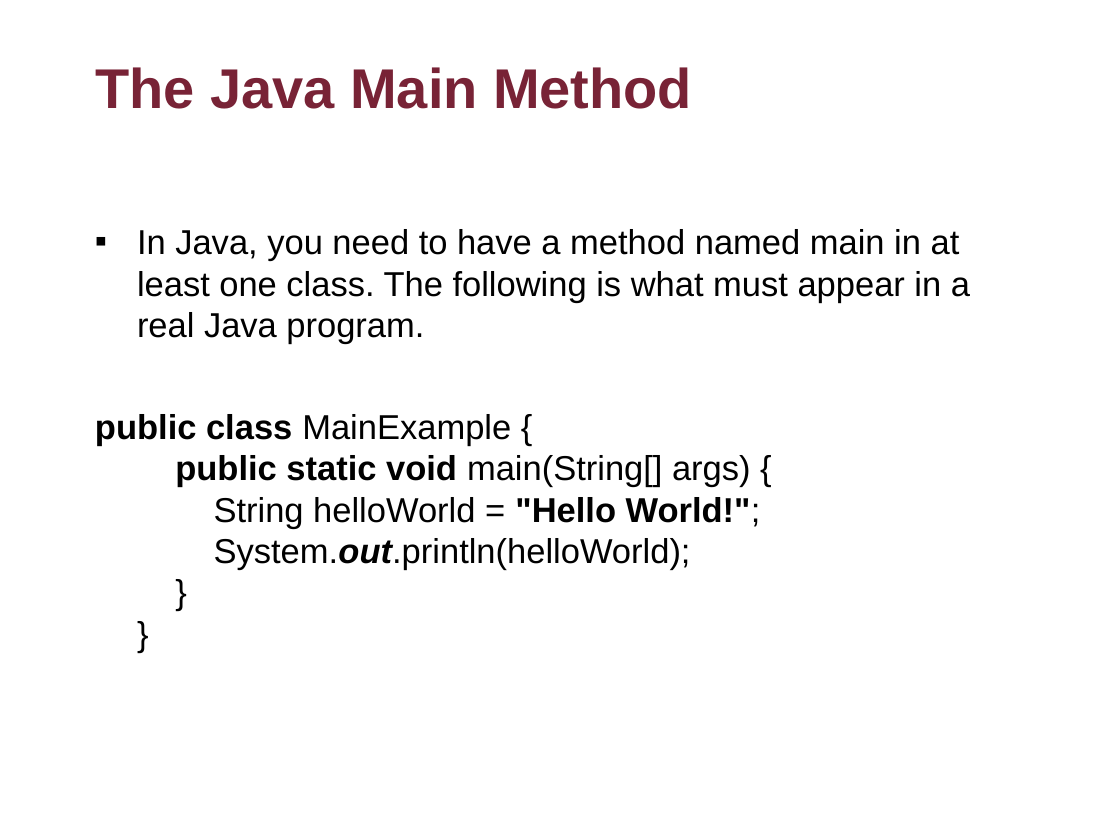
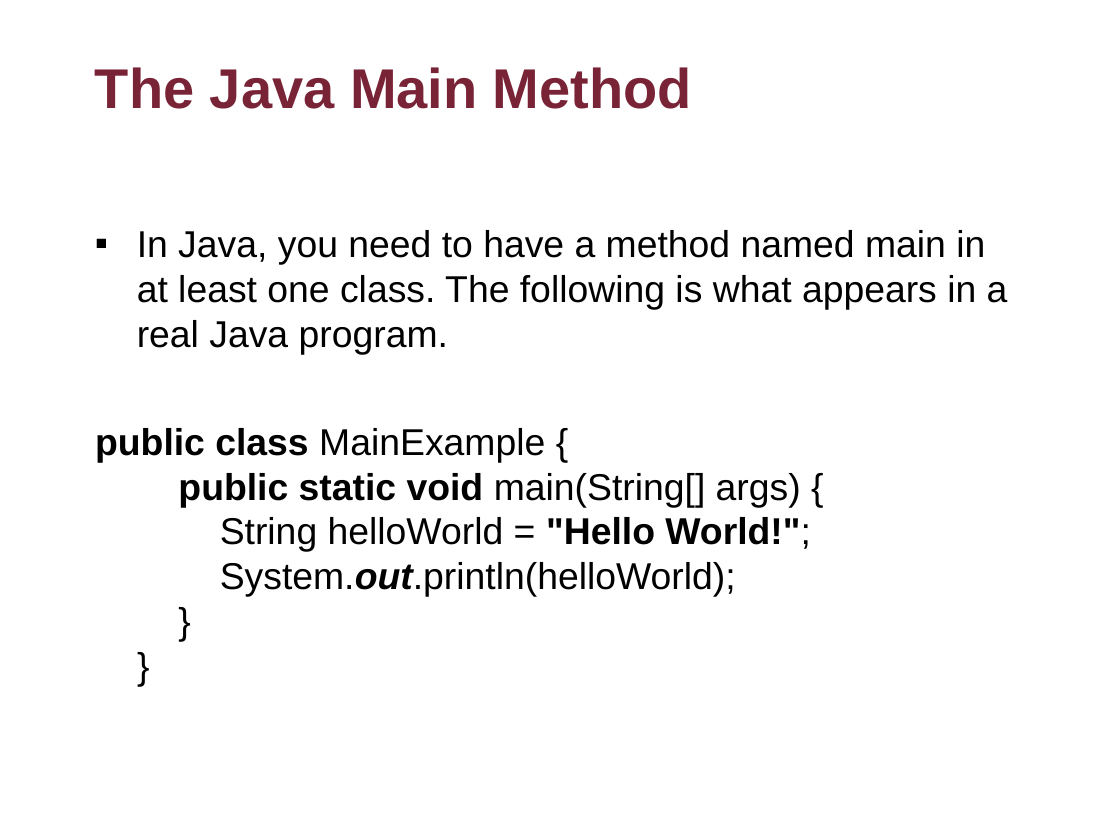
Before and after one commit to flyworker/java-workshop, a slide deck: slide 9 of Java Workshop-Concordia.ppt. Drawn at 1120x840 pixels with LibreOffice and Linux fonts; fonts in the diff are those of the drawing; background and template pictures are left out. Boxes give left, top, right and bottom in pixels: in the first picture for what was removed or moved away, otherwise in the second. Text is boxed around its words. In the diff, an @@ line names an element or a change of style, - is before the commit and + after.

```diff
--- a/Java Workshop-Concordia.ppt
+++ b/Java Workshop-Concordia.ppt
@@ text at [137,230,1008,354]: text changed; size 22.2 to 24 pt @@
-▪ In Java, you need to have a method named main in at least one class. The following is what must appear in a real Java program.
+▪ In Java, you need to have a method named main in at least one class. The following is what appears in a real Java program.
@@ text at [95,428,811,597]: size 22.2 to 24 pt in "public class MainExample { public static void ..."; indent changed @@
```
Also in this commit, not shown: 62 other slides changed.
